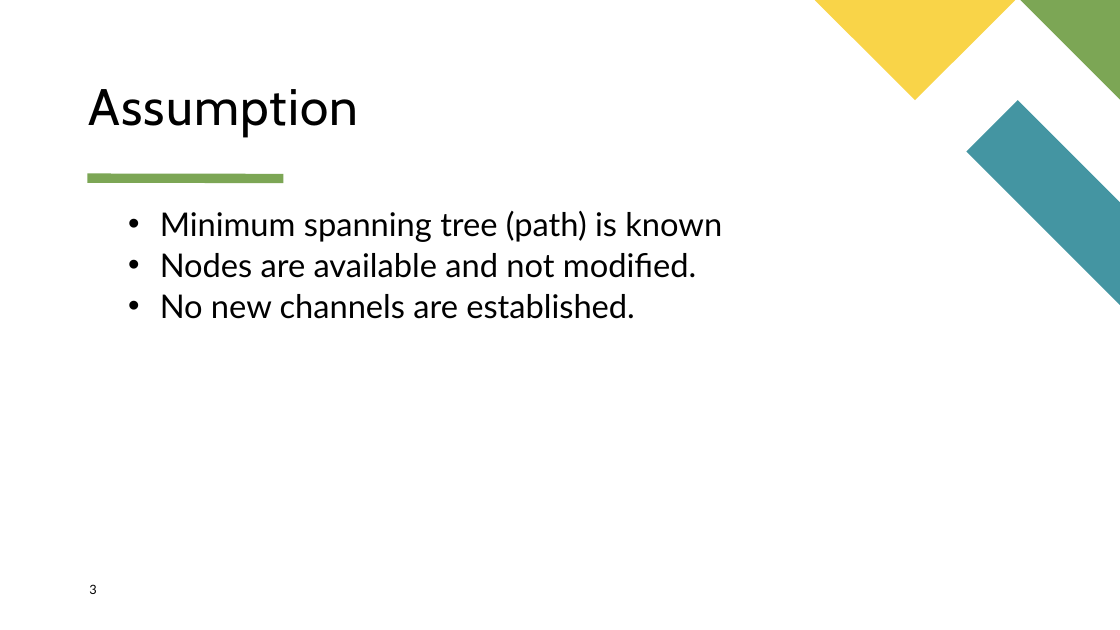
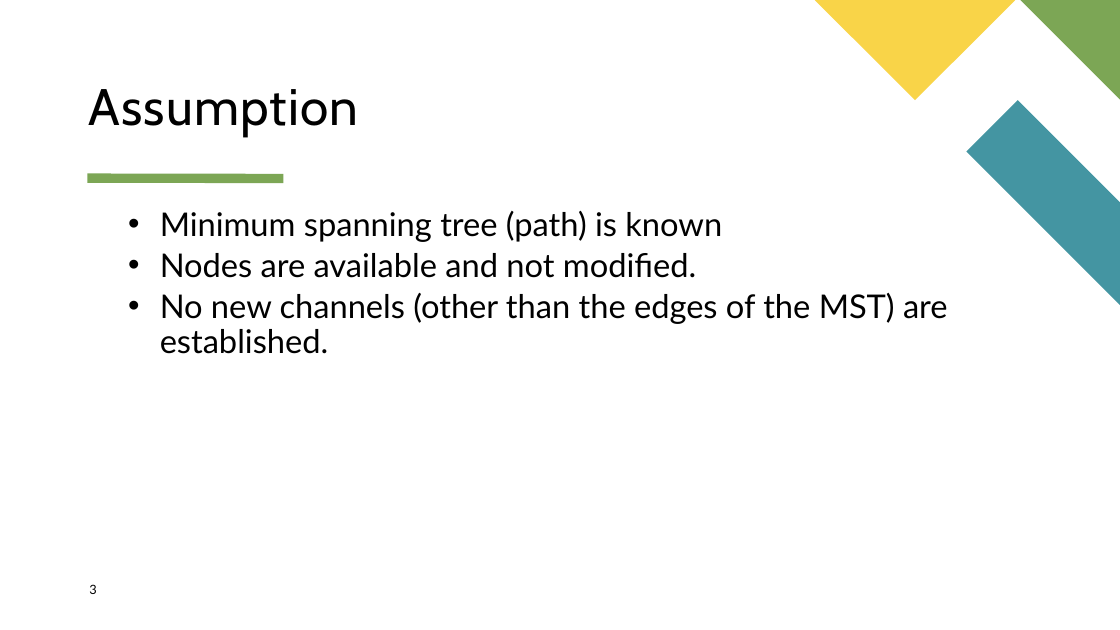
Before and after one commit to adisarip/DS_Project, a slide deck: slide 3 of presentation/Presentation.pptx. Drawn at 1120x630 pixels with LibreOffice and Linux fonts; fonts in the diff are those of the drawing. Boxes give left, top, right and bottom in pixels: in the first picture for what was removed or moved away, otherwise in the second. Text is boxed around its words. In the diff, an @@ line names an element or a change of style, - is before the commit and + after.

```diff
--- a/presentation/Presentation.pptx
+++ b/presentation/Presentation.pptx
@@ text at (160, 293, 948, 354): text changed @@
-  • No new channels are established.
+  • No new channels (other than the edges of the MST) are established.
```
Also in this commit, not shown: 9 other slides changed.
